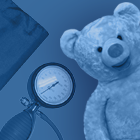
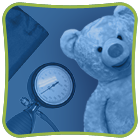
Layers edited between the first and the second 140 × 140 image:
added layer "Shape 1 copy" above "Group 1" over <box>2,2,138,138</box>
added group "Group 1" with 3 layers over <box>0,0,140,140</box>
moved "Layer 3" into group "Group 1" over <box>0,0,76,140</box>
moved "Layer 1" into group "Group 1" over <box>60,2,140,140</box>
moved "Layer 0" into group "Group 1" over <box>0,0,140,140</box>
